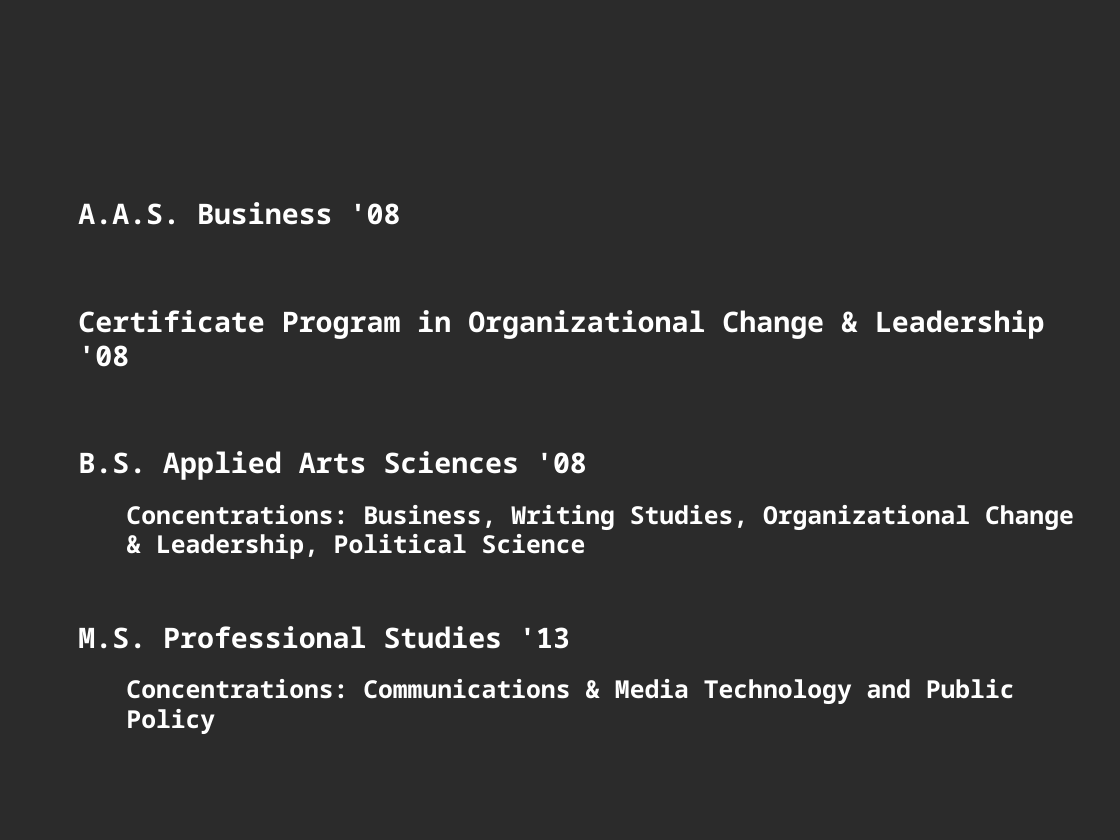
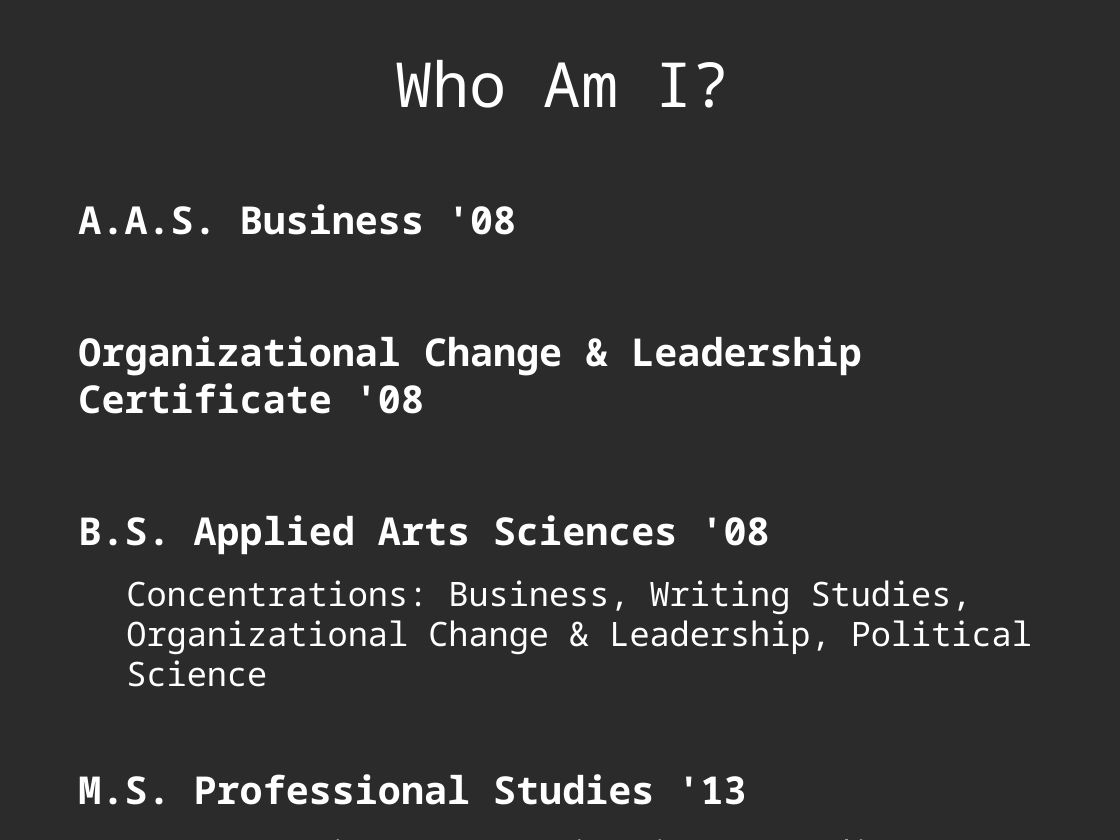
Before and after one commit to decause/RITCapstone, a slide deck: slide 3 of capstone-remy-preso.odp (slide 2 before the commit). Drawn at 1120x840 pixels with LibreOffice and Linux fonts; fonts in the diff are those of the drawing; background and template pictures are left out; a plain dark background stands for a picture behind light text. Boxes give left, top, right and bottom in pixels: in the first picture for what was removed or moved away, otherwise in the second. Text is boxed around its words. In the diff, an @@ line names an element or a change of style, - is before the commit and + after.

```diff
--- a/capstone-remy-preso.odp
+++ b/capstone-remy-preso.odp
@@ title added at (395,60,730,108), 44 pt, text #FFFFFF @@
+Who Am I?
@@ text at (78,204,1032,805): size 20 to 27.2 pt in "A.A.S. Business '08", "B.S. Applied Arts Sciences '08", "M.S. Professional Studies '13"; size 17.5 to 23.8 pt, bold off in "Concentrations: Business, Writing Studies, Organizational Ch ...", "Concentrations: Communications & Media Technology and Public ..." @@
@@ text at (78,336,861,414): text changed; size 20 to 27.2 pt @@
-Certificate Program in Organizational Change & Leadership '08
+Organizational Change & Leadership Certificate '08
```
Also in this commit, not shown: 16 other slides changed, 10 slides added, 5 slides removed.
